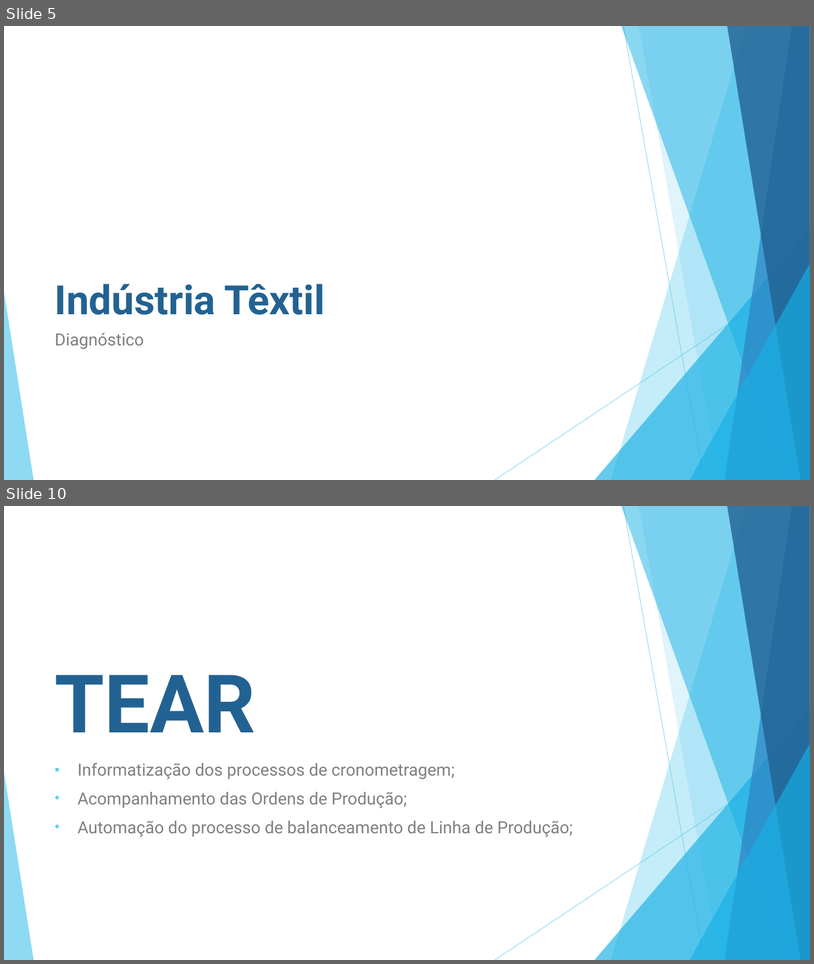
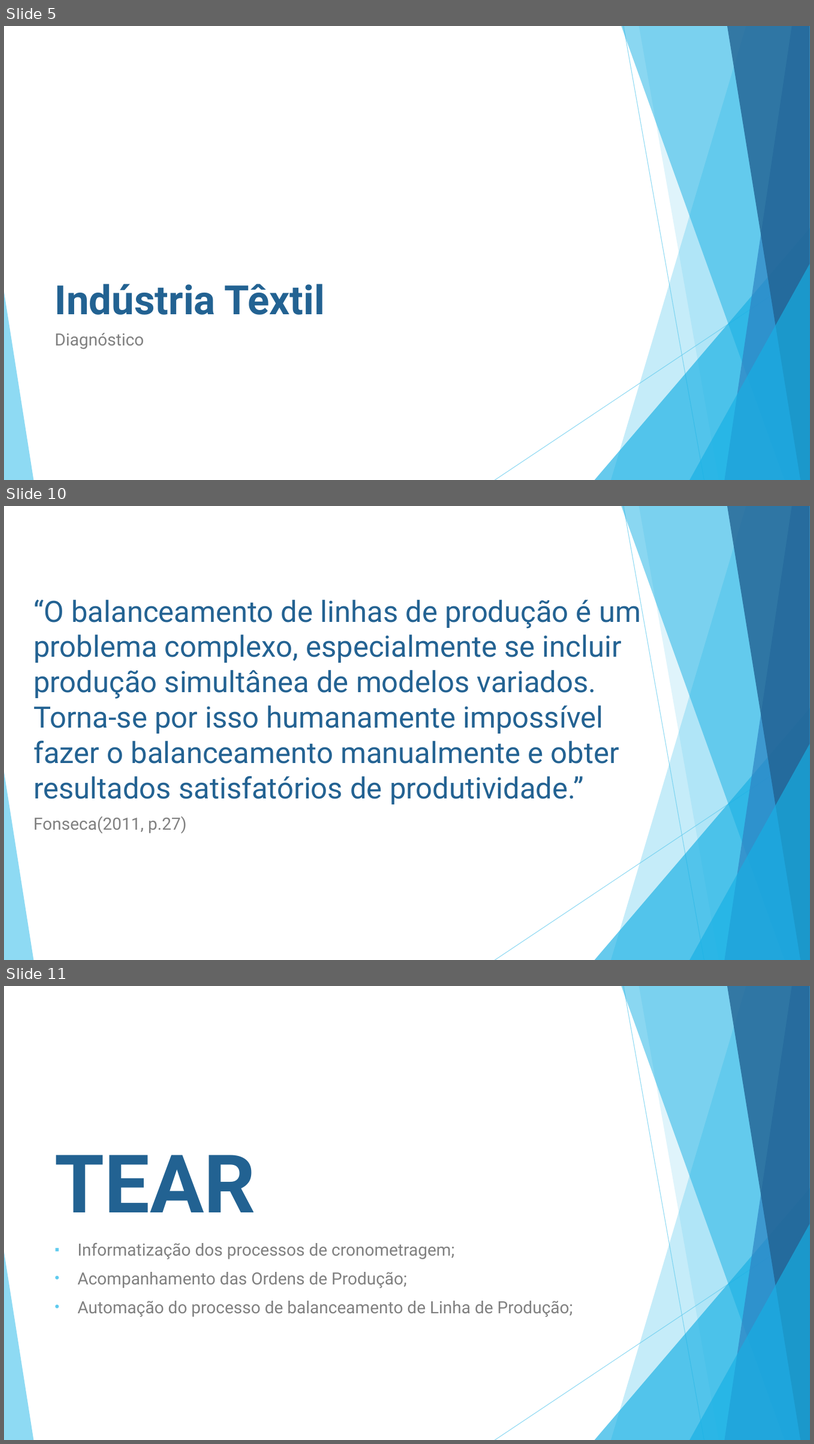
Before and after one commit to ruannicolini/Tear, a slide deck: Documentação/BALANCEAMENTO DE LINHA DE PRODUÇÃO.pptx. Shown one above the other, each under a label of ours: slides 5 and 10 before the commit, slides 5, 10 and 11 after it; the slides between them are not shown. The pictures are 814x964 and 814x1444 pixels, drawn with LibreOffice and Linux fonts; fonts in the diff are those of the drawing. Boxes give left, top, right and bottom in pixels: in the first picture for what was removed or moved away, otherwise in the second. Text is boxed around its words. In the diff, an @@ line names an element or a change of style, - is before the commit and + after.

```diff
--- a/Documentação/BALANCEAMENTO DE LINHA DE PRODUÇÃO.pptx
+++ b/Documentação/BALANCEAMENTO DE LINHA DE PRODUÇÃO.pptx
@@ slide 10 added at (4, 506, 810, 960), background #FFFFFF; not listed: 10 template elements that a slide beside it also shows @@
@@ title added at (33, 595, 641, 804), 35 pt, text #236292 @@
+“O balanceamento de linhas de produção é um problema complexo, especialmente se incluir produção simultânea de modelos variados.
+Torna-se por isso humanamente impossível fazer o balanceamento manualmente e obter resultados satisfatórios de produtividade.”
@@ text added at (33, 816, 186, 833), 20 pt, text #808080 @@
+Fonseca(2011, p.27)
@@ what was slide 10 is now slide 11 @@
```
Also in this commit, not shown: 7 slides changed, 1 other slide added, 9 other files.
